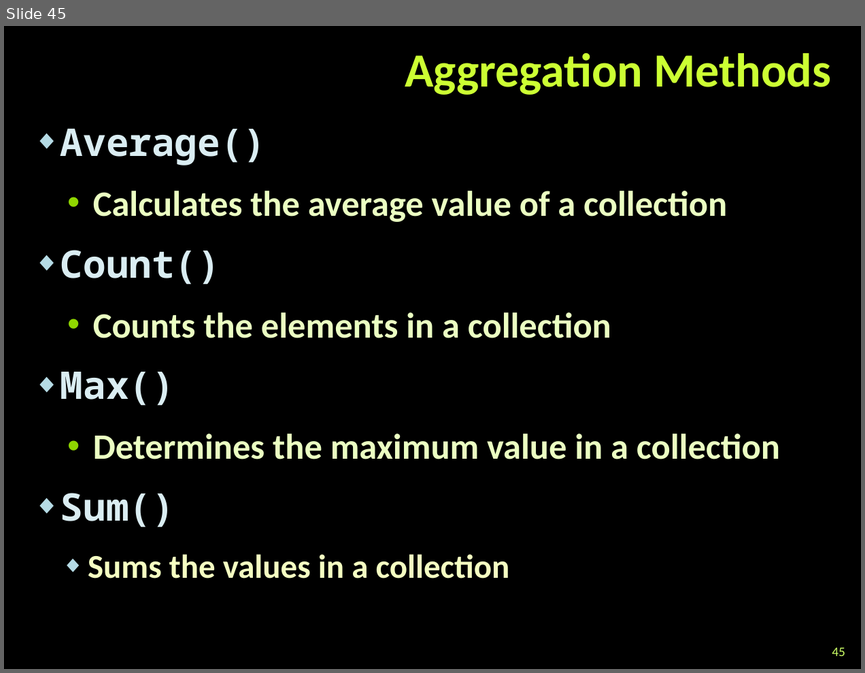
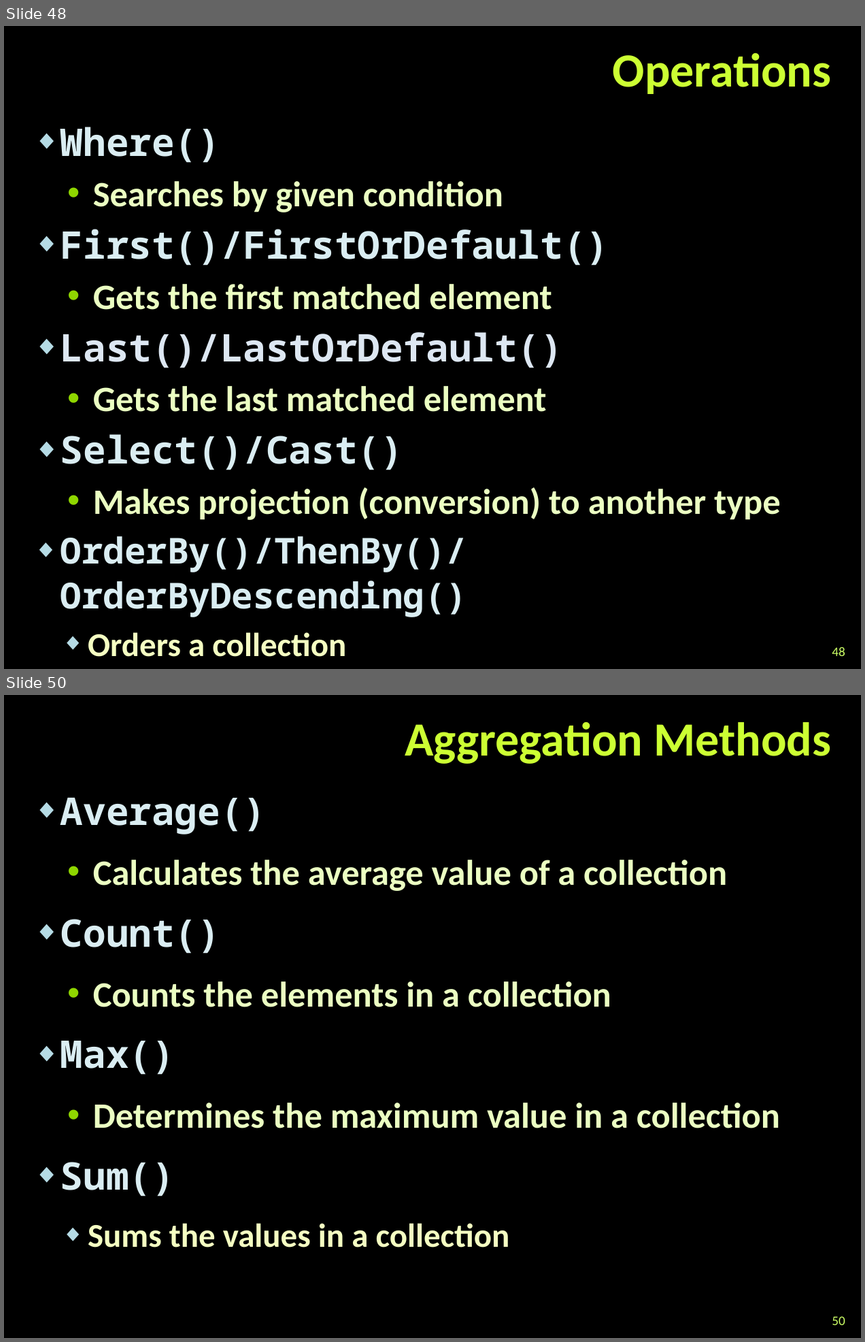
Before and after one commit to miroslavavramov/TelerikAcademy, a slide deck: CSharpOOP/17.ExtensionsDelegatesLambdaLINQ/Extension-Methods-Delegates-Lambda-LINQ.pptx. Shown one above the other, each under a label of ours: slide 45 before the commit, slides 48 and 50 after it; the slides between them are not shown. The pictures are 865x673 and 865x1342 pixels, drawn with LibreOffice and Linux fonts; fonts in the diff are those of the drawing; background and template pictures are left out. Boxes give left, top, right and bottom in pixels: in the first picture for what was removed or moved away, otherwise in the second. Text is boxed around its words. In the diff, an @@ line names an element or a change of style, - is before the commit and + after.

```diff
--- a/CSharpOOP/17.ExtensionsDelegatesLambdaLINQ/Extension-Methods-Delegates-Lambda-LINQ.pptx
+++ b/CSharpOOP/17.ExtensionsDelegatesLambdaLINQ/Extension-Methods-Delegates-Lambda-LINQ.pptx
@@ slide 48 added at [4, 26, 861, 669], background picture (left out) @@
@@ title added at [613, 53, 831, 94], 40 pt, text #CCFF33, bold @@
+Operations
@@ text added at [60, 127, 781, 656], 30 pt, text #EBFFC2, bold @@
+◆ Where()
+  • Searches by given condition
+◆ First()/FirstOrDefault()
+  • Gets the first matched element
+◆ Last()/LastOrDefault()
+  • Gets the last matched element
+◆ Select()/Cast()
+  • Makes projection (conversion) to another type
+  ◆ OrderBy()/ThenBy()/OrderByDescending()
+    ◆ Orders a collection
@@ page number added at [832, 647, 844, 656], 11 pt, text #CCFF66 @@
+48
@@ what was slide 45 is now slide 50 @@
@@ page number at [832, 1316, 844, 1325]: text changed @@
-45
+50
```
Also in this commit, not shown: 2 slides changed, 11 other slides added, 10 other files.
